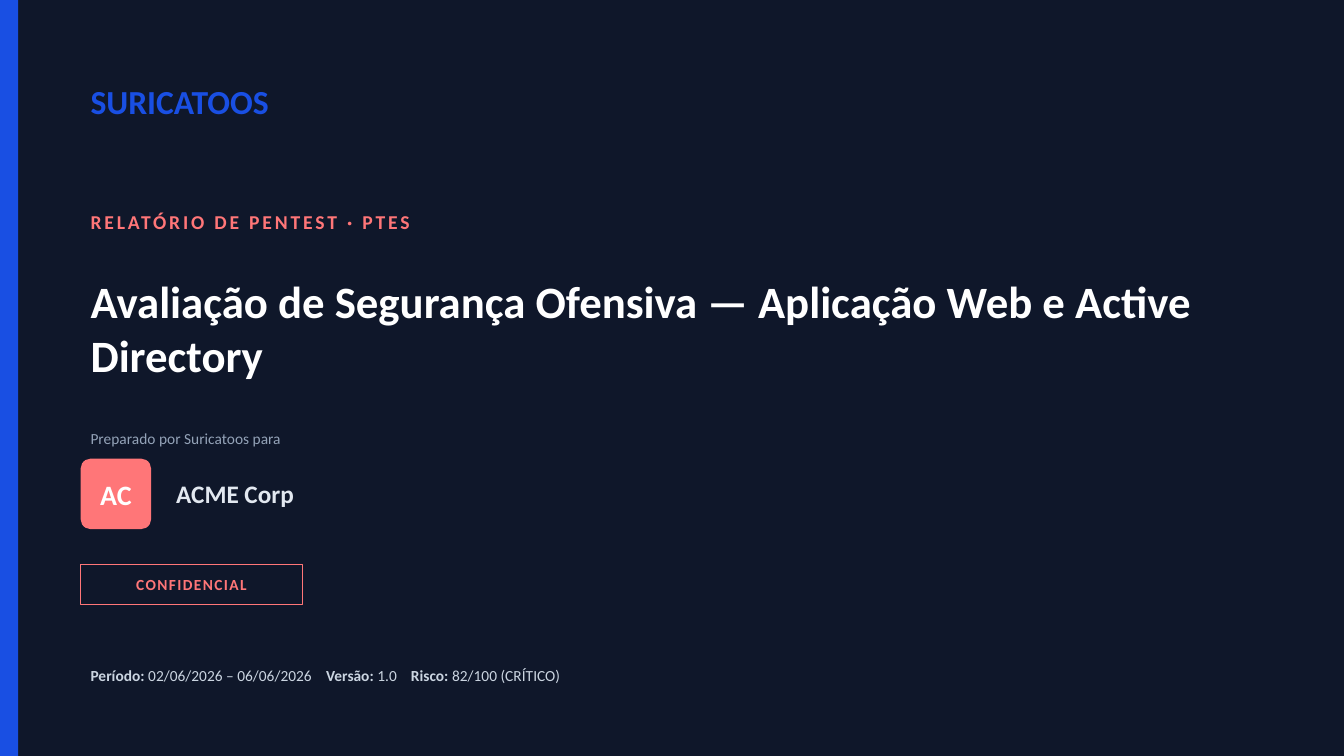
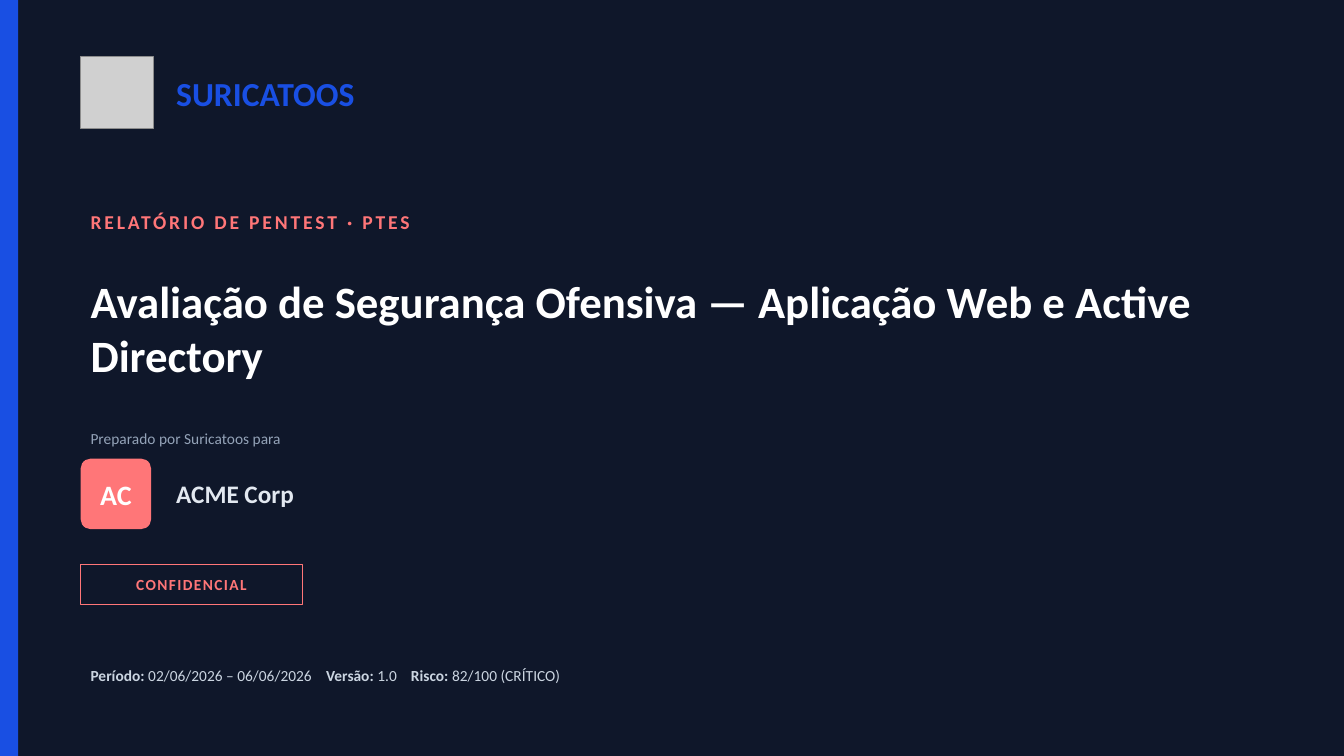
Before and after one commit to williamsouzadelima/suricatoos-platform, a slide deck: slide 1 of docs/sample-reports/suricatoos-relatorio-ptes.pptx. Drawn at 1344x756 pixels with LibreOffice and Linux fonts; fonts in the diff are those of the drawing; grey boxes stand for pictures. Boxes give left, top, right and bottom in pixels: in the first picture for what was removed or moved away, otherwise in the second. Text is boxed around its words. In the diff, an @@ line names an element or a change of style, - is before the commit and + after.

```diff
--- a/docs/sample-reports/suricatoos-relatorio-ptes.pptx
+++ b/docs/sample-reports/suricatoos-relatorio-ptes.pptx
@@ picture added at [81, 56, 153, 129] @@
@@ text "SURICATOOS": place and size @@
-text "SURICATOOS" at [91, 92, 269, 115]
+text "SURICATOOS" at [176, 84, 354, 106]
```
Also in this commit, not shown: 9 other files.
